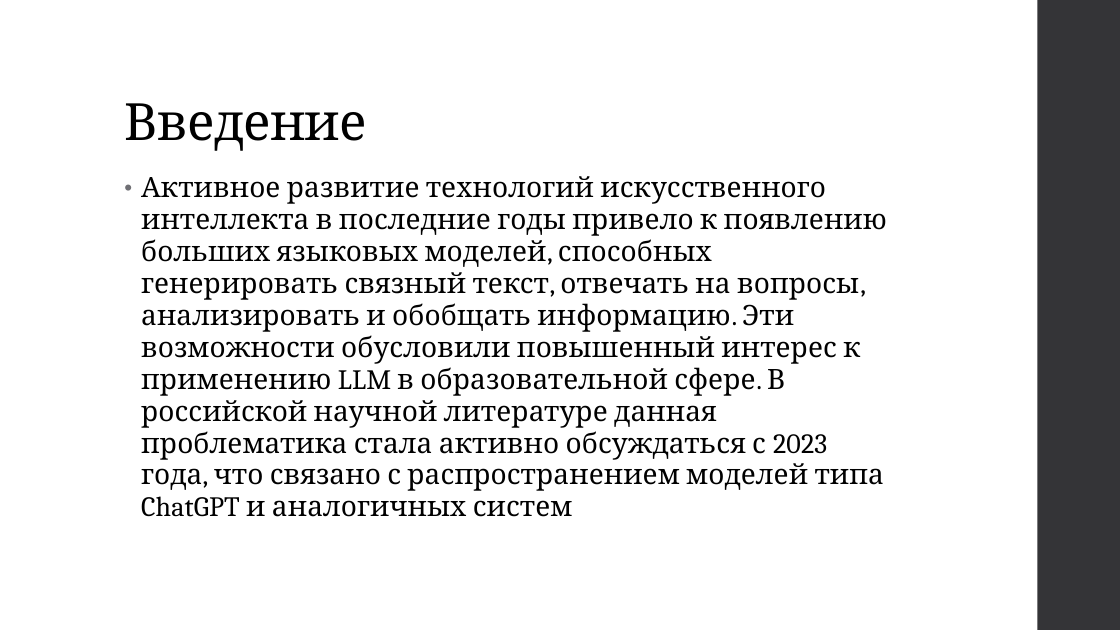
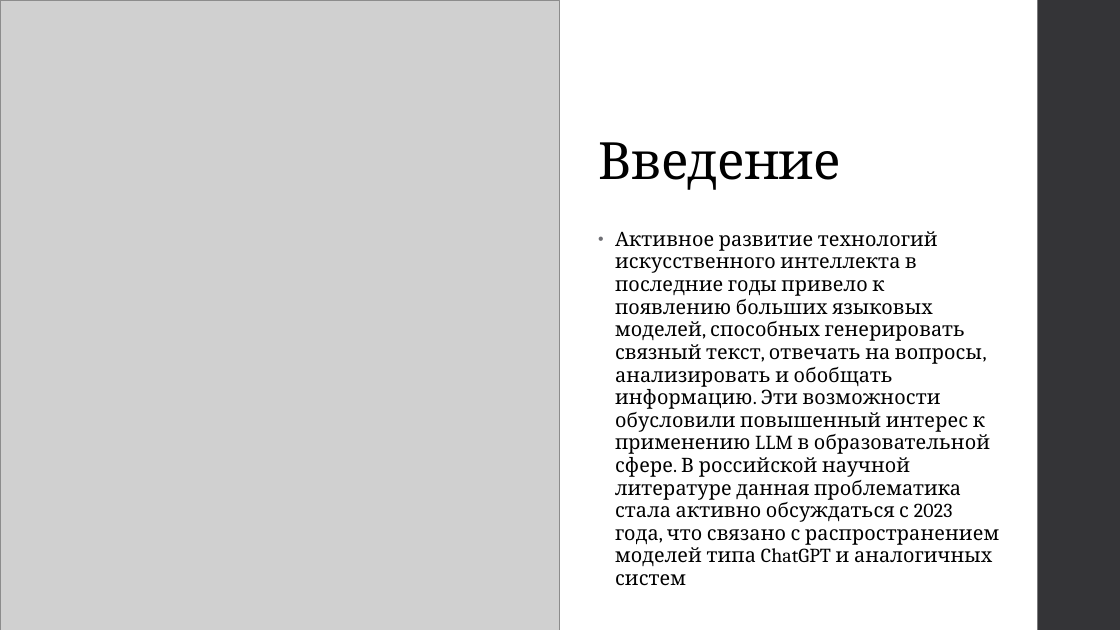
Before and after one commit to AknasMacefg/ITiABD, a slide deck: slide 2 of Курс 3/УНС/ИД23-1_Маслов_АН_УНС.pptx. Drawn at 1120x630 pixels with LibreOffice and Linux fonts; fonts in the diff are those of the drawing; grey boxes stand for pictures. Boxes give left, top, right and bottom in pixels: in the first picture for what was removed or moved away, otherwise in the second. Text is boxed around its words. In the diff, an @@ line names an element or a change of style, - is before the commit and + after.

```diff
--- a/Курс 3/УНС/ИД23-1_Маслов_АН_УНС.pptx
+++ b/Курс 3/УНС/ИД23-1_Маслов_АН_УНС.pptx
@@ picture added at bbox=[0, 0, 560, 630] @@
@@ title "Введение": place and size @@
-title "Введение" at bbox=[124, 103, 367, 151]
+title "Введение" at bbox=[598, 142, 841, 190]
@@ text "Активное развитие технологий искусственного интеллекта ...": place and size @@
-text "Активное развитие технологий искусственного интеллекта ..." at bbox=[141, 176, 887, 517]
+text "Активное развитие технологий искусственного интеллекта ..." at bbox=[615, 231, 999, 586]
@@ text "Активное развитие технологий искусственного интеллекта ..." at bbox=[615, 231, 999, 586]: size 24 to 17 pt @@
```
Also in this commit, not shown: 6 other slides changed.
